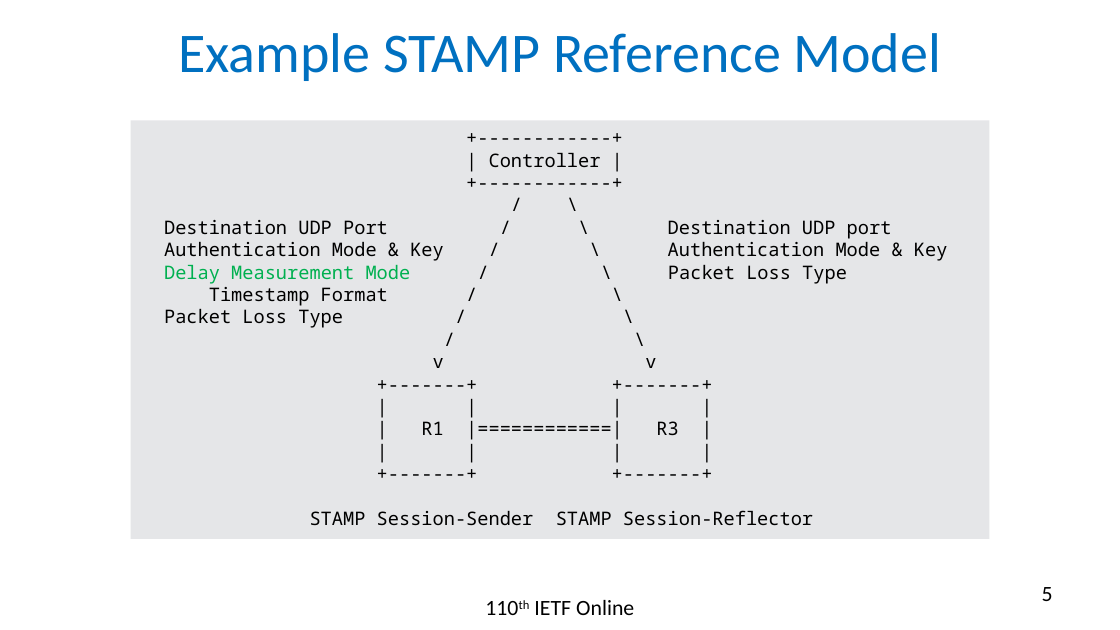
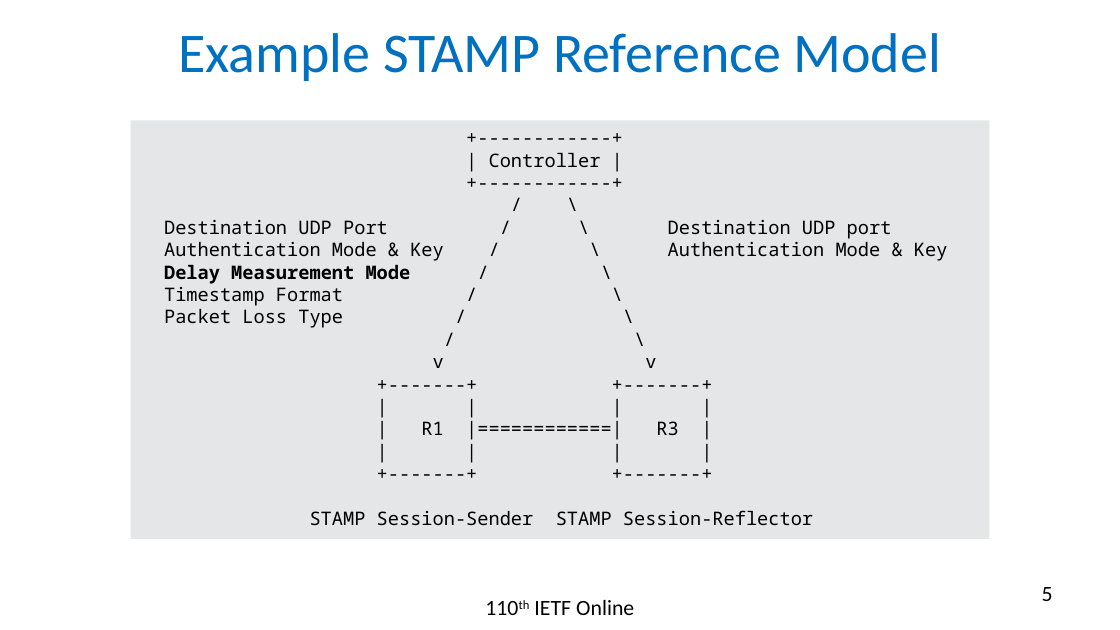
Before and after one commit to rakgandhi/ietf-slides, a slide deck: slide 5 of draft-gandhi-spring-stamp-srpm-05.pptx. Drawn at 1120x630 pixels with LibreOffice and Linux fonts; fonts in the diff are those of the drawing. Boxes give left, top, right and bottom in pixels: in the first picture for what was removed or moved away, otherwise in the second. Text is boxed around its words. In the diff, an @@ line names an element or a change of style, - is before the commit and + after.

```diff
--- a/draft-gandhi-spring-stamp-srpm-05.pptx
+++ b/draft-gandhi-spring-stamp-srpm-05.pptx
@@ text in rectangle at [164,264,411,284]: text changed; text colour #00B050 to #000000; bold on @@
-Delay Measurement Mode / \ Packet Loss Type
+Delay Measurement Mode / \
```
Also in this commit, not shown: 2 other slides changed, 5 other files.
